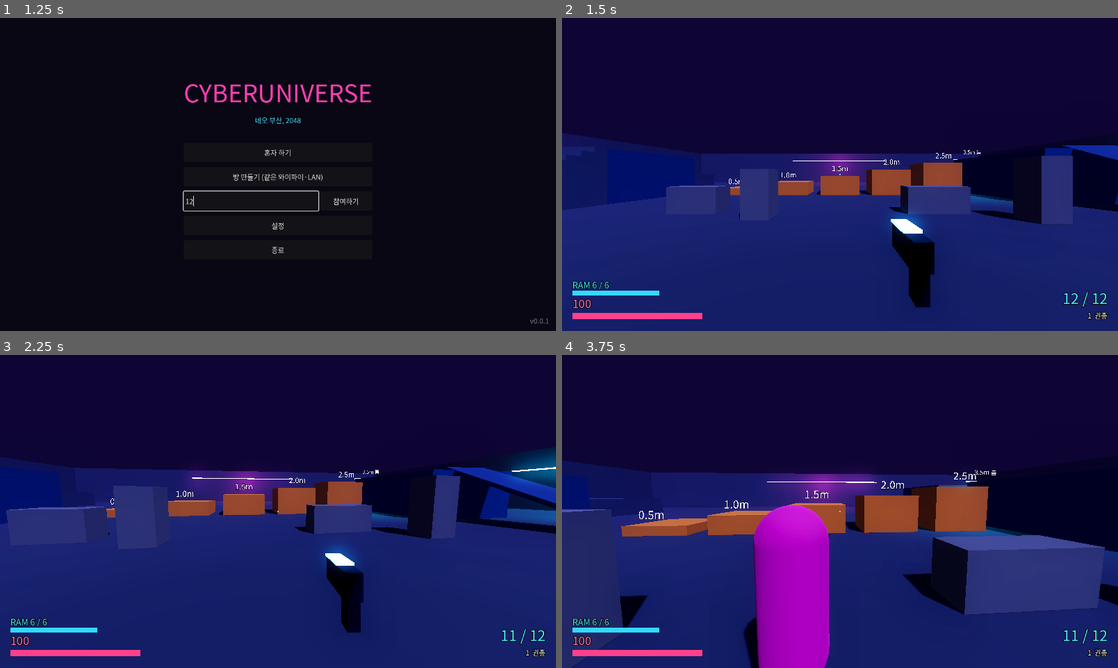
Above: before the commit, frames 1-4 (two rows, left to right).
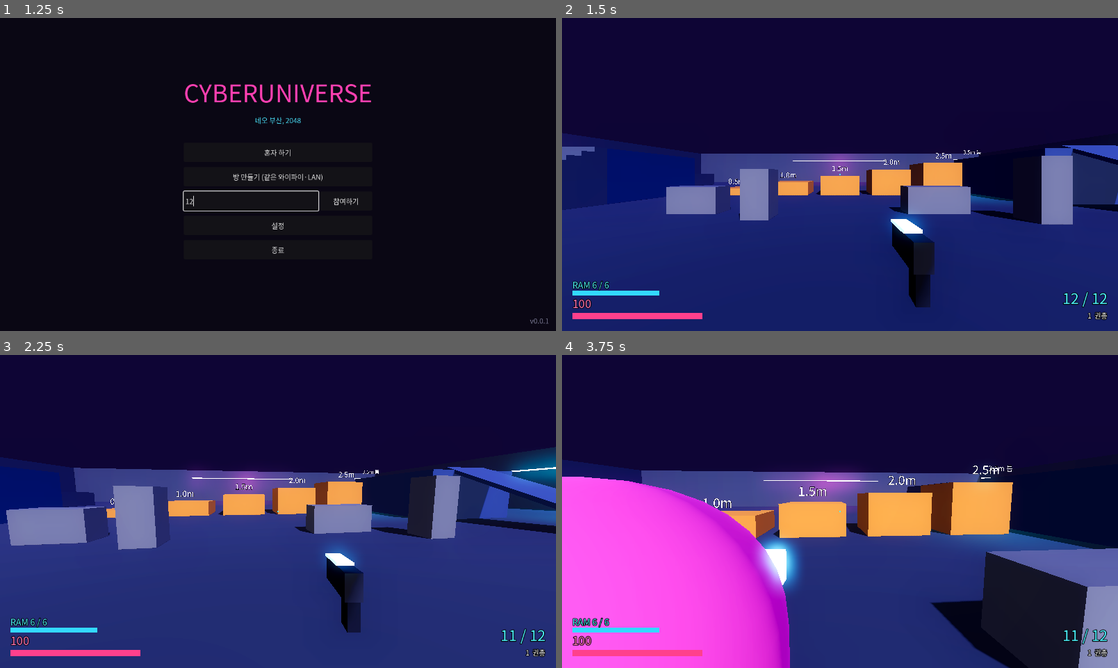
Above: after the commit, the same moments.

Repository: RoastedBeer24/CPGP
Game: Godot game, scene res://src/boot/main.tscn
Two runs of this game, one before a commit and one after it. Both use one fixed random seed, a clock stepped at 60 frames per second and the inputs below.
Inputs (mouse positions are in pixels of both pictures, inside the frame that each line leads up to):
- Up to frame 1 (1.25 s): click (250, 199) at 0.52 s; type "12" at 0.6 s
- Up to frame 2 (1.5 s): click "혼자 하기" at 1.25 s
- Up to frame 3 (2.25 s): tap Enter at 2 s; move the mouse to (305, 511) at 2.02 s; hold W (move_forward) from 2.03 s (still down); tap ` (free_look) at 2.1 s; click (305, 511) at 2.17 s
- Up to frame 4 (3.75 s): keep holding W (move_forward); tap Space (jump) at 2.27, 3.02 s; move the mouse to (812, 511) at 2.77 s; right-click (812, 511) at 2.85 s; tap ` (free_look) at 3.05 s; move the mouse to (851, 505) at 3.52 s; tap V (camera_toggle) at 3.6 s

Frame 1 is identical in both runs. In frame 2, 11% of the frame differs, in the area x 0-100%, y 40-93%; in frame 3, 13%; in frame 4, 46%, in the area x 0-100%, y 33-100%.

Commit message:
Keep the camera off walls, hide stray eye highlights, add toon shading
- Third-person camera: check the shoulder offset before the arm, shrink
  instantly when blocked and ease back out, and hide the body when the
  camera is squeezed into the head. A wall on the right used to block
  the arm at the shoulder point, so the camera sat beside the head and
  the character vanished.
- Hide the eye highlight bones: at their rest pose the white diamond
  highlights float outside the irises.
- Character materials use a toon shader driven by the original ramp
  textures, with rim light, emission masks and inverted-hull outlines;
  the face keeps its even lighting. A weak camera-attached light lights
  only the character render layer so characters stay readable in dark
  scenes.

Co-Authored-By: Claude Opus 5.5 <noreply@anthropic.com>

Diff:
--- a/project.godot
+++ b/project.godot
@@ -42,6 +42,7 @@
 3d_physics/layer_2="character"
 3d_physics/layer_3="hitbox"
 3d_physics/layer_5="foot_ground"
+3d_render/layer_2="character"
 
 [physics]
 
--- a/src/player/character_appearance.gd
+++ b/src/player/character_appearance.gd
@@ -12,6 +12,8 @@
 ## 실행 중에 읽은 glTF 장면. 플레이어마다 다시 읽지 않도록 파일(경로와 고친 시각)마다 한 번만 읽는다.
 ## 에셋 자동 업데이트로 파일이 바뀌면 고친 시각이 달라져서 새로 읽는다.
 static var _runtime_scenes: Dictionary[String, PackedScene] = {}
+## 실행 중에 읽은 glTF의 이미지(재질이 쓰지 않는 색 띠·마스크 포함): 파일 키 → {이미지 이름: 텍스처}
+static var _runtime_images: Dictionary[String, Dictionary] = {}
 
 ## 프로젝트 안의 모델 파일(.glb) 경로
 @export_file("*.glb", "*.gltf", "*.tscn") var model_path := ""
@@ -75,7 +77,7 @@
 ]
 
 @export_group("재질")
-## 얼굴 재질(얼굴, 눈썹, 눈동자). 얼굴 전체를 얼굴이 보는 방향으로 고르게 비춘다(face.gdshader).
+## 얼굴 재질(얼굴, 눈썹, 눈동자). 얼굴 전체를 얼굴이 보는 방향으로 고르게 비춘다(toon.gdshader의 flatness).
 @export var face_materials: Array[StringName] = [&"M_actor_endminf_face_01", &"M_actor_endminf_brow_01", &"M_actor_endminf_iris_01"]
 ## 아래 색에 곱해 그림자만 지우는 재질 → 세기(0~1). 원본은 마스크의 빨간 채널에 그림자를 넣어 두었다(shade_overlay.gdshader).
 @export var shade_materials: Dictionary[StringName, float] = {
@@ -83,6 +85,34 @@
 	&"M_eyeshadow_common_03": 0.55,
 	&"M_hairshadow_common_03": 1.0,
 }
+## 만화풍(셀 셰이딩) 재질 → 색 띠(ramp) 이미지. 원본 게임은 빛을 받는 정도를 이 띠의 색으로 바꿔 칠한다
+## (그늘은 회색, 경계는 살구색, 밝은 곳은 흰색). 반투명 재질은 기본 재질로 둔다(toon.gdshader).
+@export var toon_ramps: Dictionary[StringName, String] = {
+	&"M_actor_endminf_body_01": "T_actor_common_body_01_RD",
+	&"M_actor_endminf_cloth_01": "T_actor_common_cloth_04_RD",
+	&"M_actor_endminf_cloth_03": "T_actor_common_cloth_04_RD",
+	&"M_actor_endminf_cloth_04": "T_actor_common_cloth_04_RD",
+	&"M_actor_endminf_hair_01": "T_actor_common_hair_01_RD",
+	&"M_actor_endminf_face_01": "T_actor_common_face_01_RD",
+	&"M_actor_endminf_brow_01": "T_actor_common_face_01_RD",
+	&"M_actor_endminf_iris_01": "T_actor_common_face_01_RD",
+}
+## 빛나는 부분 마스크 이미지 (팔 장치의 하늘색 불빛 등)
+@export var emission_masks: Dictionary[StringName, String] = {&"M_actor_endminf_cloth_04": "T_actor_endminf_cloth_04_E"}
+## 외곽선 굵기 배율. 없는 재질은 외곽선을 그리지 않는다(눈, 눈썹, 바이저).
+@export var outline_widths: Dictionary[StringName, float] = {
+	&"M_actor_endminf_body_01": 1.0,
+	&"M_actor_endminf_cloth_01": 1.0,
+	&"M_actor_endminf_cloth_04": 1.0,
+	&"M_actor_endminf_hair_01": 1.0,
+	&"M_actor_endminf_face_01": 0.6,
+}
+## 숨기는 뼈: 이 뼈를 따르는 정점을 한 점으로 모아 보이지 않게 한다. 눈 하이라이트(흰 마름모)는 원래 게임이
+## 따로 움직이는데 처음 자세 그대로면 동공 밖 흰자에 떠 있다.
+@export var hidden_bones: Array[StringName] = [&"faceLfHighlightJoint", &"faceRtHighlightJoint"]
+
+## 지금 쓰는 모델의 이미지 (실행 중에 읽은 glTF일 때만)
+var _images: Dictionary = {}
 
 
 ## 모델 장면. 찾지 못하면 null이다.
@@ -92,7 +122,25 @@
 	var file := external_model_path()
 	if file.is_empty() or not FileAccess.file_exists(file):
 		return null
-	return load_gltf_file(file)
+	var scene := load_gltf_file(file)
+	_images = _runtime_images.get(_cache_key(file), {})
+	return scene
+
+
+## 모델에 들어 있는 이미지를 이름으로 찾는다(재질이 쓰지 않는 색 띠·마스크 포함). 없으면 null.
+## 실행 중에 읽은 glTF는 읽을 때 모아 둔 것을, 에디터로 가져온 모델은 꺼내 둔 파일
+## ("<모델 파일 이름>_<이미지 이름>.webp")을 쓴다.
+func texture(image_name: String) -> Texture2D:
+	if _images.has(image_name):
+		return _images[image_name]
+	var path := "%s_%s.webp" % [model_path.get_basename(), image_name]
+	if not model_path.is_empty() and ResourceLoader.exists(path):
+		return load(path) as Texture2D
+	return null
+
+
+static func _cache_key(path: String) -> String:
+	return "%s@%d" % [path, FileAccess.get_modified_time(path)]
 
 
 ## 실행 파일 옆 모델의 실제 경로. 지정하지 않았으면 빈 문자열.
@@ -129,7 +177,7 @@
 
 ## glTF 파일을 실행 중에 읽어 장면으로 만든다. 실패하면 null이다.
 static func load_gltf_file(path: String) -> PackedScene:
-	var key := "%s@%d" % [path, FileAccess.get_modified_time(path)]
+	var key := _cache_key(path)
 	if _runtime_scenes.has(key):
 		return _runtime_scenes[key]
 	var document := GLTFDocument.new()
@@ -142,6 +190,12 @@
 	if root == null:
 		return null
 	_add_mipmaps(root)
+	var images := {}
+	var image_list: Array = state.json.get("images", [])
+	var textures := state.get_images()
+	for i in mini(image_list.size(), textures.size()):
+		images[str((image_list[i] as Dictionary).get("name", ""))] = textures[i]
+	_runtime_images[key] = images
 	# PackedScene은 owner가 장면 뿌리인 노드만 저장한다.
 	for node: Node in root.find_children("*", "", true, false):
 		node.owner = root
--- a/src/player/face.gdshader
+++ /dev/null
@@ -1,18 +0,0 @@
-// 캐릭터 얼굴(얼굴, 눈썹, 눈동자). 원본 게임은 얼굴 그림자를 따로 그린 그림(SDF)으로 정하는데, 여기서는
-// 얼굴 전체를 얼굴이 보는 방향의 판처럼 비춘다. 보통 조명은 코와 볼의 굴곡을 따라 얼굴 절반이 시커멓게 갈라진다.
-shader_type spatial;
-render_mode cull_back, diffuse_lambert_wrap, specular_disabled;
-
-uniform sampler2D albedo_texture : source_color, hint_default_white, filter_linear_mipmap_anisotropic;
-uniform vec4 albedo_color : source_color = vec4(1.0);
-// 얼굴 굴곡을 얼마나 지울지 (1이면 완전히 판처럼)
-uniform float flatness = 0.85;
-// 얼굴이 보는 방향(세상 기준). PlayerBody가 매 프레임 머리 방향으로 넣는다.
-instance uniform vec3 face_forward = vec3(0.0, 0.0, -1.0);
-
-void fragment() {
-	ALBEDO = (texture(albedo_texture, UV) * albedo_color).rgb;
-	vec3 flat_normal = normalize((VIEW_MATRIX * vec4(face_forward, 0.0)).xyz);
-	NORMAL = normalize(mix(NORMAL, flat_normal, flatness));
-	ROUGHNESS = 1.0;
-}
--- /dev/null
+++ b/src/player/outline.gdshader
@@ -0,0 +1,23 @@
+// 캐릭터 외곽선(뒤집은 껍질). 메시를 법선 방향으로 조금 부풀려 뒷면만 바탕색보다 어둡게 그린다.
+// 굵기는 카메라와의 거리에 비례해 키워서 화면에서 비슷한 굵기로 보이게 한다(가까이 0.5m ~ 멀리 8m까지).
+shader_type spatial;
+render_mode cull_front, unshaded, shadows_disabled;
+
+uniform sampler2D albedo_texture : source_color, hint_default_white, filter_linear_mipmap;
+// 1m 떨어졌을 때의 굵기(m)
+uniform float width = 0.0012;
+// 외곽선 색 = 바탕색 × darkness
+uniform float darkness = 0.3;
+uniform float alpha_scissor = 0.0;
+
+void vertex() {
+	float distance = length((MODELVIEW_MATRIX * vec4(VERTEX, 1.0)).xyz);
+	VERTEX += normalize(NORMAL) * width * clamp(distance, 0.5, 8.0);
+}
+
+void fragment() {
+	vec4 color = texture(albedo_texture, UV);
+	ALBEDO = color.rgb * darkness;
+	ALPHA = color.a;
+	ALPHA_SCISSOR_THRESHOLD = alpha_scissor;
+}
--- a/src/player/player.gd
+++ b/src/player/player.gd
@@ -31,6 +31,12 @@
 
 ## 자유 시야에서 휠 한 칸에 카메라 거리가 바뀌는 배율과 그 범위(m)
 const ZOOM_FACTOR := 1.2
+## 3인칭 카메라가 벽에 막혔다가 풀릴 때 다시 물러나는 속도(m/s). 막힐 때는 바로 당긴다.
+const CAMERA_RECOVER_SPEED := 3.0
+## 카메라가 머리에 이보다 가까우면 몸을 숨긴다(머리 속이 화면을 가리지 않게, m).
+const CAMERA_INSIDE_DISTANCE := 0.45
+## 카메라가 벽과 띄워 두는 거리(m). 벽에 딱 붙으면 그 자리에서 다음 검사가 바로 막힌다.
+const CAMERA_WALL_MARGIN := 0.05
 const MIN_CAMERA_DISTANCE := 0.6
 const MAX_CAMERA_DISTANCE := 30.0
 ## 자유 시야에서 위아래로 돌릴 수 있는 한계(라디안). 바로 위·아래 직전까지.
@@ -86,6 +92,12 @@
 var _free_amount := 0.0
 ## 화면에 쓰는 카메라 거리. camera_distance를 부드럽게 따라간다.
 var _shown_distance := 0.0
+# 3인칭 카메라가 벽에 막혀 줄어든 만큼: 어깨 쪽으로 나간 비율(0~1)과 뒤로 물러난 거리(m).
+var _shoulder_reach := 1.0
+var _arm_reach := INF
+## 카메라가 머리에 붙어 몸을 숨기는 중인지
+var _camera_inside := false
+var _camera_probe: SphereShape3D
 # 토글로 설정한 달리기와 조준의 지금 상태
 var _sprint_toggled := false
 var _aim_toggled := false
@@ -116,6 +128,8 @@
 	camera_distance = config.third_person_distance
 	if local and use_device_input:
 		visor_on = GameSettings.visor_on
+		# 내 화면에서만 캐릭터(나와 동료)를 카메라 쪽에서 약하게 비춘다.
+		camera.add_child(PlayerBody.make_character_light())
 	_shown_distance = camera_distance
 	# 3인칭 카메라가 내 몸에 걸려 당겨지지 않게 한다.
 	camera_arm.add_excluded_object(get_rid())
@@ -280,15 +294,47 @@
 	_free_amount = move_toward(_free_amount, 1.0 if free_look else 0.0, config.camera_switch_speed * delta)
 	_shown_distance = lerpf(_shown_distance, camera_distance, minf(delta * 10.0, 1.0))
 	var t := ease(camera_blend, -2.0)
-	# 자유 시야는 어깨가 아니라 머리를 중심으로 돈다.
-	var shoulder := Vector3(config.third_person_shoulder.x, config.third_person_shoulder.y, 0.0) * t * (1.0 - _free_amount)
-	camera_arm.spring_length = _shown_distance * t
-	camera_arm.position = shoulder
 	# 자유 시야의 회전은 머리(조준 높이)와 상관없이 세상 기준으로 정한다. 그래야 위아래 어디로든 돌 수 있다.
 	# 평소에는 머리를 그대로 따라가고, 켜고 끌 때는 두 방향 사이를 부드럽게 오간다.
 	var follow := head.global_basis.get_rotation_quaternion()
 	var orbiting := Basis.from_euler(Vector3(_free_pitch, rotation.y + _free_yaw, 0.0)).get_rotation_quaternion()
 	camera_arm.global_basis = Basis(follow.slerp(orbiting, ease(_free_amount, -2.0)))
+	# 자유 시야는 어깨가 아니라 머리를 중심으로 돈다.
+	var shoulder := Vector3(config.third_person_shoulder.x, config.third_person_shoulder.y, 0.0) * t * (1.0 - _free_amount)
+	var wanted := _shown_distance * t
+	# 벽에 막히면: 먼저 어깨 쪽(오른쪽)으로 덜 나가고, 그다음 뒤로 덜 물러난다. 어깨 지점이 벽 속에 있으면
+	# 팔이 그 자리에서 바로 막혀 카메라가 머리 옆에 붙고 캐릭터가 화면에서 사라졌다.
+	# 막히면 바로 당기고, 풀리면 천천히 되돌려서 벽을 따라 달릴 때 카메라가 튀지 않게 한다.
+	var head_point := head.global_position
+	var shoulder_free := _camera_clearance(head_point, head.global_transform * shoulder) if shoulder.length() > 0.01 else 1.0
+	_shoulder_reach = shoulder_free if shoulder_free < _shoulder_reach else move_toward(_shoulder_reach, shoulder_free, delta * 2.0)
+	camera_arm.position = shoulder * _shoulder_reach
+	var arm_start := head.global_transform * camera_arm.position
+	var arm_free := wanted * _camera_clearance(arm_start, arm_start + camera_arm.global_basis.z * wanted) if wanted > 0.01 else 0.0
+	_arm_reach = arm_free if arm_free < _arm_reach else move_toward(_arm_reach, arm_free, delta * CAMERA_RECOVER_SPEED)
+	camera_arm.spring_length = minf(wanted, _arm_reach)
+	# 카메라가 머리에 붙으면 몸을 숨긴다(1인칭처럼 그림자만). 머리 속이 화면을 가리지 않게 한다.
+	var gap := Vector2((shoulder * _shoulder_reach).length(), camera_arm.spring_length).length()
+	var inside := (third_person or free_look) and gap < CAMERA_INSIDE_DISTANCE
+	if inside != _camera_inside:
+		_camera_inside = inside
+		_apply_view()
+
+
+## from에서 to까지 카메라(공 모양)가 막히지 않고 갈 수 있는 비율 (0~1). 내 몸은 무시하고, 막히면 벽과 조금 띄운다.
+func _camera_clearance(from: Vector3, to: Vector3) -> float:
+	if _camera_probe == null:
+		_camera_probe = (camera_arm.shape as SphereShape3D) if camera_arm.shape is SphereShape3D else SphereShape3D.new()
+	var query := PhysicsShapeQueryParameters3D.new()
+	query.shape = _camera_probe
+	query.transform = Transform3D(Basis.IDENTITY, from)
+	query.motion = to - from
+	query.collision_mask = camera_arm.collision_mask
+	query.exclude = [get_rid()]
+	var safe := get_world_3d().direct_space_state.cast_motion(query)[0]
+	if safe >= 1.0:
+		return 1.0
+	return maxf(safe - CAMERA_WALL_MARGIN / maxf(from.distance_to(to), 0.001), 0.0)
 
 
 ## 시점과 생사에 따라 몸과 1인칭 무기 모델을 보이거나 숨긴다.
@@ -296,8 +342,8 @@
 	var local := is_multiplayer_authority()
 	if not health.is_alive():
 		body.set_view_mode(PlayerBody.ViewMode.HIDDEN)
-	elif local and not third_person and not free_look:
-		# 1인칭에서는 내 몸이 카메라를 가리지 않게 그림자만 남긴다.
+	elif local and ((not third_person and not free_look) or _camera_inside):
+		# 1인칭이거나 3인칭 카메라가 벽에 밀려 머리에 붙으면, 내 몸이 카메라를 가리지 않게 그림자만 남긴다.
 		body.set_view_mode(PlayerBody.ViewMode.SHADOW_ONLY)
 	else:
 		body.set_view_mode(PlayerBody.ViewMode.VISIBLE)
--- a/src/player/player_body.gd
+++ b/src/player/player_body.gd
@@ -25,8 +25,17 @@
 enum ViewMode { VISIBLE, SHADOW_ONLY, HIDDEN }
 
 const DEFAULT_APPEARANCE := "res://data/player/default_appearance.tres"
-const FACE_SHADER := preload("res://src/player/face.gdshader")
+const TOON_SHADER := preload("res://src/player/toon.gdshader")
+const OUTLINE_SHADER := preload("res://src/player/outline.gdshader")
 const SHADE_SHADER := preload("res://src/player/shade_overlay.gdshader")
+## 캐릭터 렌더 레이어(2, "character"). 캐릭터 보조 조명(내 카메라에 붙은 약한 빛)은 이 레이어만 비춘다.
+const CHARACTER_RENDER_LAYER := 2
+## 캐릭터 보조 조명의 밝기. 어두운 곳에서도 캐릭터가 또렷하게 보이게 카메라 쪽에서 비춘다(원본 게임처럼).
+const CHARACTER_LIGHT_ENERGY := 0.4
+## 만화풍 재질: 외곽선 굵기(1m 떨어졌을 때, m), 얼굴 굴곡을 지우는 정도, 빛나는 부분의 밝기
+const OUTLINE_WIDTH := 0.0012
+const FACE_FLATNESS := 0.85
+const EMISSION_ENERGY := 2.0
 
 # 몸 기준 방향. 앞은 -Z, 오른쪽은 +X다.
 const FORWARD := Vector3(0, 0, -1)
@@ -165,6 +174,8 @@
 # 얼굴 메시(얼굴, 눈썹, 눈동자)와, 머리 뼈 공간에서 얼굴 정면 방향
 var _face_meshes: Array[GeometryInstance3D] = []
 var _face_axis := Vector3.ZERO
+## 숨기는 뼈(눈 하이라이트)
+var _hidden_bones: Array[int] = []
 # 옷자락 물리와, 옷자락이 뚫지 않을 땅
 var _cloth: SpringBoneSimulator3D
 var _cloth_ground: SpringBoneCollisionPlane3D
@@ -273,6 +284,18 @@
 ## 상체(가슴)가 바라보는 방향 (몸 기준). 전투 자세면 조준 방향(앞)이다.
 func chest_facing() -> Vector3:
 	return FORWARD.rotated(Vector3.UP, _model_yaw + _twist)
+
+
+## 캐릭터만 비추는 약한 보조 조명을 만든다. 카메라에 붙이면 카메라 쪽에서 캐릭터 앞면을 비춰, 어두운 곳에서도
+## 얼굴과 옷이 보인다(원본 게임처럼 캐릭터를 배경과 따로 비춘다). 주변(레이어 1)은 비추지 않는다.
+static func make_character_light() -> DirectionalLight3D:
+	var light := DirectionalLight3D.new()
+	light.name = "CharacterLight"
+	light.light_energy = CHARACTER_LIGHT_ENERGY
+	light.light_cull_mask = CHARACTER_RENDER_LAYER
+	light.light_specular = 0.0
+	light.shadow_enabled = false
+	return light
 
 
 ## 머리 장비(바이저) 메시가 있는 모델인지
@@ -319,6 +342,7 @@
 		_pose_procedural()
 		_update_held_weapon()
 		_update_face_light()
+		_hide_bones()
 
 
 ## 지금 속도(세상 기준). 내가 조종하는 플레이어는 물리 엔진의 실제 속도를 쓴다.
@@ -398,6 +422,8 @@
 	has_model = true
 	placeholder.queue_free()
 	placeholder = null
+	for geometry: Node in _model.find_children("*", "GeometryInstance3D", true, false):
+		(geometry as GeometryInstance3D).layers |= CHARACTER_RENDER_LAYER
 	for mesh_name: StringName in appearance.headgear_meshes:
 		var mesh := _model.find_child(String(mesh_name), true, false) as GeometryInstance3D
 		if mesh != null:
@@ -443,15 +469,21 @@
 	# 처음 자세에서 몸 앞쪽이 머리 뼈 공간의 어느 방향인지 (얼굴을 비출 방향을 매 프레임 구할 때 쓴다)
 	var head_rest := _skeleton.get_bone_global_rest(_bone[&"head"]).basis.orthonormalized()
 	_face_axis = (head_rest.inverse() * (_to_skeleton * FORWARD)).normalized()
+	for bone_name in appearance.hidden_bones:
+		var index := _skeleton.find_bone(bone_name)
+		if index >= 0:
+			_hidden_bones.append(index)
 	_setup_materials()
 	_setup_animation()
 	_setup_cloth()
 
 
 ## 원본 게임 전용 셰이더로 그리던 재질을 Godot에서 비슷하게 보이게 바꾼다.
-##   - 얼굴(얼굴, 눈썹, 눈동자): 얼굴이 보는 방향으로 고르게 비춘다(face.gdshader). 보통 조명은 얼굴이 반으로 갈라진다.
+##   - 만화풍(셀 셰이딩, toon.gdshader): 빛을 받는 정도를 원본의 색 띠(ramp)로 칠하고, 테두리 빛과 외곽선
+##     (outline.gdshader)을 더한다. 빛나는 부분 마스크가 있으면 빛나게 한다.
+##   - 얼굴(얼굴, 눈썹, 눈동자): 같은 재질이되 얼굴이 보는 방향으로 고르게 비춘다. 보통 조명은 얼굴이 반으로 갈라진다.
 ##   - 그림자 메시(눈 흰자 위, 앞머리): 아래 색에 곱한다(shade_overlay.gdshader). 그냥 칠하면 하늘색 줄이 생긴다.
-##   - 나머지: 비스듬히 봐도 흐려지지 않게 비등방 필터를 켠다.
+##   - 색 띠가 없거나 반투명한 재질: 기본 재질 그대로, 비스듬히 봐도 흐려지지 않게 비등방 필터만 켠다.
 ## 재질은 모델을 쓰는 플레이어끼리 함께 쓰므로, 메시마다 덮어쓰는 재질(surface override)로 바꾼다.
 func _setup_materials() -> void:
 	for node: Node in _model.find_children("*", "MeshInstance3D", true, false):
@@ -461,27 +493,60 @@
 			if material == null:
 				continue
 			var material_name := StringName(material.resource_name)
+			if appearance.shade_materials.has(material_name):
+				mesh_instance.set_surface_override_material(i, _shade_material(material, appearance.shade_materials[material_name]))
+				continue
+			var ramp_name: String = appearance.toon_ramps.get(material_name, "")
+			var ramp := appearance.texture(ramp_name) if not ramp_name.is_empty() else null
+			var scissor := material.transparency == BaseMaterial3D.TRANSPARENCY_ALPHA_SCISSOR
+			if ramp == null or not (scissor or material.transparency == BaseMaterial3D.TRANSPARENCY_DISABLED):
+				material.texture_filter = BaseMaterial3D.TEXTURE_FILTER_LINEAR_WITH_MIPMAPS_ANISOTROPIC
+				continue
+			var cutoff := material.alpha_scissor_threshold if scissor else 0.0
+			var toon := ShaderMaterial.new()
+			toon.shader = TOON_SHADER
+			toon.set_shader_parameter(&"albedo_texture", material.albedo_texture)
+			toon.set_shader_parameter(&"albedo_color", material.albedo_color)
+			toon.set_shader_parameter(&"ramp", ramp)
+			toon.set_shader_parameter(&"alpha_scissor", cutoff)
 			if appearance.face_materials.has(material_name):
-				var face := ShaderMaterial.new()
-				face.shader = FACE_SHADER
-				face.set_shader_parameter(&"albedo_texture", material.albedo_texture)
-				face.set_shader_parameter(&"albedo_color", material.albedo_color)
-				mesh_instance.set_surface_override_material(i, face)
+				toon.set_shader_parameter(&"flatness", FACE_FLATNESS)
+				toon.set_shader_parameter(&"rim_strength", 0.15)
 				if not _face_meshes.has(mesh_instance):
 					_face_meshes.append(mesh_instance)
-			elif appearance.shade_materials.has(material_name):
-				var shade := ShaderMaterial.new()
-				shade.shader = SHADE_SHADER
-				shade.set_shader_parameter(&"mask", material.albedo_texture)
-				shade.set_shader_parameter(&"use_mask", material.albedo_texture != null)
-				shade.set_shader_parameter(&"shade", material.albedo_color.r)
-				shade.set_shader_parameter(&"strength", appearance.shade_materials[material_name])
-				mesh_instance.set_surface_override_material(i, shade)
-			else:
-				material.texture_filter = BaseMaterial3D.TEXTURE_FILTER_LINEAR_WITH_MIPMAPS_ANISOTROPIC
-
-
-## 얼굴을 비출 방향을 머리 뼈의 지금 방향으로 맞춘다 (face.gdshader의 face_forward).
+			var mask_name: String = appearance.emission_masks.get(material_name, "")
+			var mask := appearance.texture(mask_name) if not mask_name.is_empty() else null
+			if mask != null:
+				toon.set_shader_parameter(&"emission_mask", mask)
+				toon.set_shader_parameter(&"emission_energy", EMISSION_ENERGY)
+			if appearance.outline_widths.has(material_name):
+				var outline := ShaderMaterial.new()
+				outline.shader = OUTLINE_SHADER
+				outline.set_shader_parameter(&"albedo_texture", material.albedo_texture)
+				outline.set_shader_parameter(&"width", OUTLINE_WIDTH * appearance.outline_widths[material_name])
+				outline.set_shader_parameter(&"alpha_scissor", cutoff)
+				toon.next_pass = outline
+			mesh_instance.set_surface_override_material(i, toon)
+
+
+## 아래 색에 곱해 그림자만 지우는 재질 (눈 흰자 위, 앞머리 그림자)
+func _shade_material(material: BaseMaterial3D, strength: float) -> ShaderMaterial:
+	var shade := ShaderMaterial.new()
+	shade.shader = SHADE_SHADER
+	shade.set_shader_parameter(&"mask", material.albedo_texture)
+	shade.set_shader_parameter(&"use_mask", material.albedo_texture != null)
+	shade.set_shader_parameter(&"shade", material.albedo_color.r)
+	shade.set_shader_parameter(&"strength", strength)
+	return shade
+
+
+## 숨기는 뼈(눈 하이라이트)를 한 점으로 줄인다. 그 뼈만 따르는 정점이 모여서 보이지 않는다.
+func _hide_bones() -> void:
+	for index in _hidden_bones:
+		_skeleton.set_bone_pose_scale(index, Vector3.ONE * 0.0001)
+
+
+## 얼굴을 비출 방향을 머리 뼈의 지금 방향으로 맞춘다 (toon.gdshader의 face_forward).
 func _update_face_light() -> void:
 	if _face_meshes.is_empty():
 		return
@@ -953,6 +1018,7 @@
 	_legs_ik()
 	_update_held_weapon()
 	_update_face_light()
+	_hide_bones()
 	if _cloth_ground != null:
 		# 옷자락이 뚫지 않을 땅: 낮은 쪽 발밑 높이
 		var floor_y := player.global_position.y + minf(foot_offsets.x, foot_offsets.y) + 0.01
@@ -1267,5 +1333,6 @@
 	var instance := MeshInstance3D.new()
 	instance.mesh = mesh
 	instance.position = offset
+	instance.layers |= CHARACTER_RENDER_LAYER
 	parent.add_child(instance)
 	_apply_shadow_mode(instance)
--- /dev/null
+++ b/src/player/toon.gdshader
@@ -0,0 +1,42 @@
+// 캐릭터 만화풍 재질(셀 셰이딩). 원본 게임처럼 빛을 받는 정도를 색 띠(ramp) 텍스처의 색으로 바꿔 칠한다.
+// 띠의 왼쪽(그늘)은 회색이라 그늘도 너무 어둡지 않고, 가운데 경계는 살구색이라 피부 그늘 경계가 따뜻하다.
+// 빛을 받는 쪽 윤곽에는 테두리 빛(림)을, 빛나는 부분 마스크가 있으면 그 부분을 빛나게 한다.
+shader_type spatial;
+render_mode cull_back;
+
+uniform sampler2D albedo_texture : source_color, hint_default_white, filter_linear_mipmap_anisotropic;
+uniform vec4 albedo_color : source_color = vec4(1.0);
+uniform sampler2D ramp : source_color, hint_default_white, filter_linear, repeat_disable;
+// 0보다 크면 알파가 이보다 낮은 곳을 그리지 않는다(바이저처럼 구멍 난 재질). 0이면 불투명.
+uniform float alpha_scissor = 0.0;
+uniform sampler2D emission_mask : hint_default_black, filter_linear_mipmap;
+uniform float emission_energy = 0.0;
+// 테두리 빛의 세기와 두께(0~1)
+uniform float rim_strength = 0.4;
+uniform float rim_width = 0.28;
+// 얼굴: 굴곡을 얼마나 지우고 얼굴이 보는 방향으로 고르게 비출지 (0이면 보통 법선)
+uniform float flatness = 0.0;
+// 얼굴이 보는 방향(세상 기준). PlayerBody가 매 프레임 머리 방향으로 넣는다.
+instance uniform vec3 face_forward = vec3(0.0, 0.0, -1.0);
+
+void fragment() {
+	vec4 color = texture(albedo_texture, UV) * albedo_color;
+	ALBEDO = color.rgb;
+	ALPHA = color.a;
+	ALPHA_SCISSOR_THRESHOLD = alpha_scissor;
+	if (flatness > 0.0) {
+		vec3 flat_normal = normalize((VIEW_MATRIX * vec4(face_forward, 0.0)).xyz);
+		NORMAL = normalize(mix(NORMAL, flat_normal, flatness));
+	}
+	EMISSION = color.rgb * texture(emission_mask, UV).r * emission_energy;
+	ROUGHNESS = 1.0;
+	SPECULAR = 0.0;
+}
+
+void light() {
+	float ndl = dot(NORMAL, LIGHT);
+	vec3 band = texture(ramp, vec2(clamp(ndl * 0.5 + 0.5, 0.01, 0.99), 0.5)).rgb;
+	DIFFUSE_LIGHT += band * ATTENUATION * LIGHT_COLOR / PI;
+	float edge = smoothstep(1.0 - rim_width, 1.0, 1.0 - clamp(dot(NORMAL, VIEW), 0.0, 1.0));
+	SPECULAR_LIGHT += edge * clamp(ndl + 0.3, 0.0, 1.0) * rim_strength * ATTENUATION * LIGHT_COLOR / PI;
+}
--- a/tests/player/test_camera_mode.gd
+++ b/tests/player/test_camera_mode.gd
@@ -60,6 +60,43 @@
 	player.set_third_person(true)
 	await _frames(90)
 	assert_true(player.camera.global_position.z < 1.0, "벽(앞면 z=1.0)을 뚫지 않음: %s" % player.camera.global_position.z)
+
+
+func test_wall_on_right_keeps_camera_behind_not_beside_head() -> void:
+	# 오른쪽 가까이 벽: 어깨 지점이 벽 속이라 예전에는 팔이 그 자리에서 막혀 카메라가 머리 옆에 붙었고
+	# 캐릭터가 화면에서 사라졌다. 이제는 어깨 쪽으로 덜 나가고 뒤로는 그대로 물러난다.
+	add_child_autofree(_box(Vector3(0.4, 4, 10), Vector3(0.65, 2, 0)))
+	player.set_third_person(true)
+	await _frames(90)
+	var offset := player.camera.global_position - player.head.global_position
+	assert_true(offset.z > player.config.third_person_distance - 0.1, "벽 옆에서도 뒤로 물러난다: %s" % offset)
+	assert_true(offset.x < 0.3, "벽을 뚫고 어깨 너머로 가지 않는다: %s" % offset)
+	assert_eq(player.body.view_mode, PlayerBody.ViewMode.VISIBLE, "캐릭터가 보인다")
+
+
+func test_camera_squeezed_into_corner_hides_body() -> void:
+	# 등 뒤와 오른쪽이 막힌 구석: 카메라가 머리에 붙으면 몸을 숨겨 머리 속이 화면을 가리지 않게 한다.
+	add_child_autofree(_box(Vector3(6, 4, 0.4), Vector3(0, 2, 0.65)))
+	add_child_autofree(_box(Vector3(0.4, 4, 6), Vector3(0.65, 2, 0)))
+	player.set_third_person(true)
+	await _frames(90)
+	assert_eq(player.body.view_mode, PlayerBody.ViewMode.SHADOW_ONLY)
+	assert_true(player.camera.global_position.z < 0.45, "뒤 벽(z=0.45)을 뚫지 않음: %s" % player.camera.global_position.z)
+
+
+func test_camera_eases_back_out_after_wall() -> void:
+	# 벽이 사라지면 한 번에 튀어 나가지 않고 천천히 물러난다.
+	var wall := _box(Vector3(6, 4, 0.4), Vector3(0, 2, 1.2))
+	add_child_autofree(wall)
+	player.set_third_person(true)
+	await _frames(90)
+	wall.free()
+	await _frames(3)
+	var offset := player.camera.global_position - player.head.global_position
+	assert_true(offset.z < player.config.third_person_distance - 0.3, "바로 튀어 나가지 않는다: %s" % offset.z)
+	await _frames(90)
+	offset = player.camera.global_position - player.head.global_position
+	assert_almost_eq(offset.z, player.config.third_person_distance, 0.05, "다시 원래 거리로")
 
 
 func test_third_person_aim_hits_crosshair_point() -> void:
Not shown, removed: src/player/face.gdshader.uid
Not shown, added: src/player/outline.gdshader.uid
Not shown, added: src/player/toon.gdshader.uid
Not shown, changed: CLAUDE.md
Not shown, changed: docs/dev/review/third-person.md
